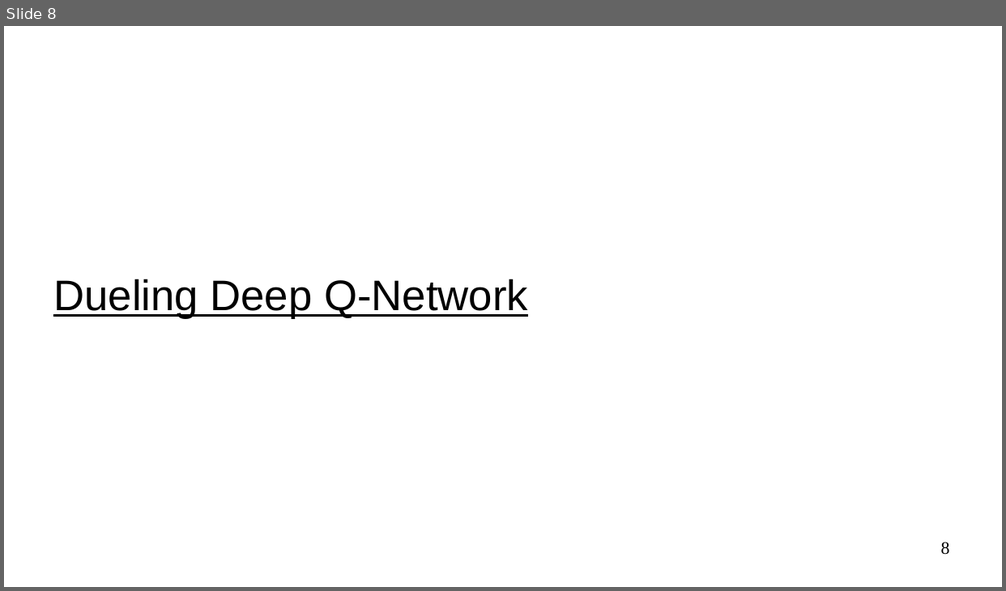
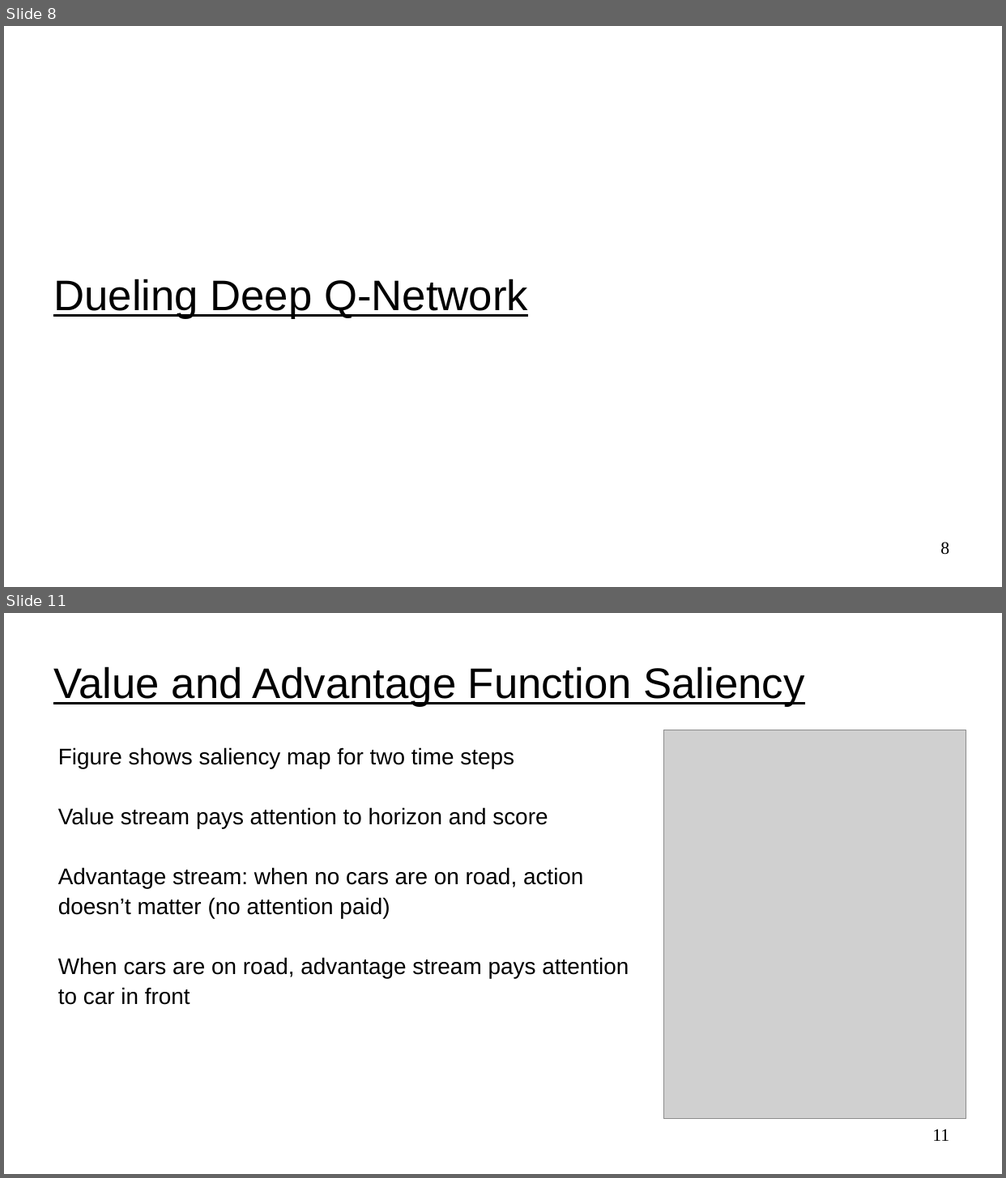
Before and after one commit to UVADS/reinforcement_learning, a slide deck: 06_deep_q_networks_extensions/dqn_extensions.ppt. Shown one above the other, each under a label of ours: slide 8 before the commit, slides 8 and 11 after it; the slides between them are not shown. The pictures are 1006x591 and 1006x1178 pixels, drawn with LibreOffice and Linux fonts; fonts in the diff are those of the drawing; grey boxes stand for pictures. Boxes give left, top, right and bottom in pixels: in the first picture for what was removed or moved away, otherwise in the second. Text is boxed around its words. In the diff, an @@ line names an element or a change of style, - is before the commit and + after.

```diff
--- a/06_deep_q_networks_extensions/dqn_extensions.ppt
+++ b/06_deep_q_networks_extensions/dqn_extensions.ppt
@@ slide 11 added at [4,613,1002,1174], background #FFFFFF @@
@@ title added at [53,666,805,707], 34 pt, text #000000, underline @@
+Value and Advantage Function Saliency
@@ picture added at [664,730,965,1119] @@
@@ text added at [58,747,629,1005], 18 pt, text #000000 @@
+Figure shows saliency map for two time steps
+Value stream pays attention to horizon and score
+Advantage stream: when no cars are on road, action
+doesn’t matter (no attention paid)
+When cars are on road, advantage stream pays attention
+to car in front
@@ page number added at [932,1129,949,1141], 14 pt, text #000000 @@
+11
```
Also in this commit, not shown: 1 slide changed, 6 other slides added.
